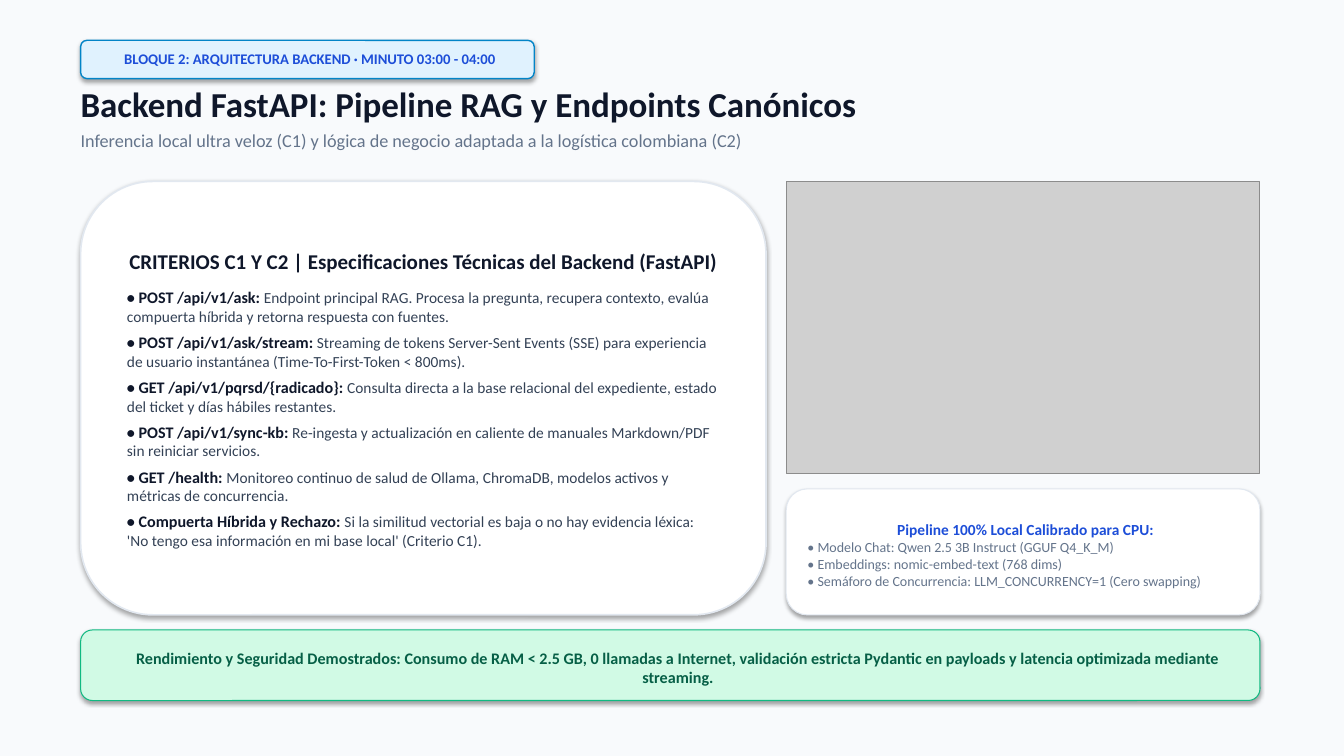
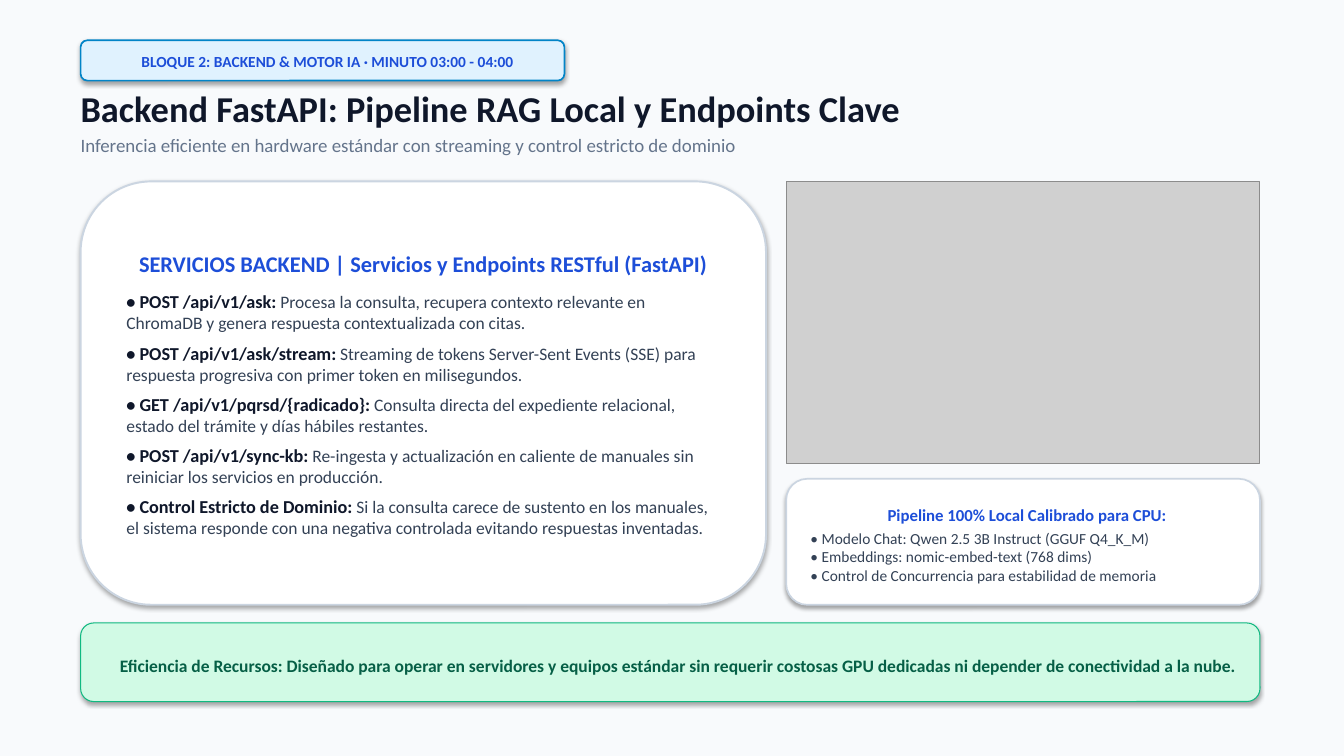
Before and after one commit to jorgemarazba/Kodotokai, a slide deck: slide 5 of TransLogix_Pitch_KodoTakai_2026.pptx. Drawn at 1344x756 pixels with LibreOffice and Linux fonts; fonts in the diff are those of the drawing; grey boxes stand for pictures. Boxes give left, top, right and bottom in pixels: in the first picture for what was removed or moved away, otherwise in the second. Text is boxed around its words. In the diff, an @@ line names an element or a change of style, - is before the commit and + after.

Commit message:
Reconstruccion de presentacion segun recomendaciones oficiales: rubrica Mejor Proyecto General, datos sustentados y nuevo balance de negocio

```diff
--- a/TransLogix_Pitch_KodoTakai_2026.pptx
+++ b/TransLogix_Pitch_KodoTakai_2026.pptx
@@ rounded rectangle "BLOQUE 2: BACKEND & MOTOR ...": place and size @@
-rounded rectangle "BLOQUE 2: BACKEND & MOTOR ..." at (81, 40, 534, 79)
+rounded rectangle "BLOQUE 2: BACKEND & MOTOR ..." at (81, 40, 565, 81)
@@ rounded rectangle "BLOQUE 2: BACKEND & MOTOR ..." at (81, 40, 565, 81): outline #0284C7 1 pt to #0284C7 1.2 pt @@
@@ text in rounded rectangle at (141, 57, 513, 69): text changed; size 10.5 to 11 pt @@
-BLOQUE 2: ARQUITECTURA BACKEND · MINUTO 03:00 - 04:00
+BLOQUE 2: BACKEND & MOTOR IA · MINUTO 03:00 - 04:00
@@ text at (81, 96, 900, 155): text changed; size 13 to 13.5 pt @@
-Backend FastAPI: Pipeline RAG y Endpoints Canónicos
-Inferencia local ultra veloz (C1) y lógica de negocio adaptada a la logística colombiana (C2)
+Backend FastAPI: Pipeline RAG Local y Endpoints Clave
+Inferencia eficiente en hardware estándar con streaming y control estricto de dominio
@@ rounded rectangle "SERVICIOS BACKEND | Servicios y ...": place and size @@
-rounded rectangle "SERVICIOS BACKEND | Servicios y ..." at (81, 181, 766, 615)
+rounded rectangle "SERVICIOS BACKEND | Servicios y ..." at (81, 181, 766, 605)
@@ rounded rectangle "SERVICIOS BACKEND | Servicios y ..." at (81, 181, 766, 605): outline #E2E8F0 1.2 pt to #CBD5E1 1.4 pt @@
@@ picture: place and size @@
-picture at (786, 181, 1260, 474)
+picture at (786, 181, 1260, 464)
@@ text in rounded rectangle at (126, 255, 708, 537): text changed; size 11 to 12.5 pt @@
-CRITERIOS C1 Y C2 | Especificaciones Técnicas del Backend (FastAPI)
-• POST /api/v1/ask: Endpoint principal RAG. Procesa la pregunta, recupera contexto, evalúa compuerta híbrida y retorna respuesta con fuentes.
-• POST /api/v1/ask/stream: Streaming de tokens Server-Sent Events (SSE) para experiencia de usuario instantánea (Time-To-First-Token < 800ms).
-• GET /api/v1/pqrsd/{radicado}: Consulta directa a la base relacional del expediente, estado del ticket y días hábiles restantes.
-• POST /api/v1/sync-kb: Re-ingesta y actualización en caliente de manuales Markdown/PDF sin reiniciar servicios.
-• GET /health: Monitoreo continuo de salud de Ollama, ChromaDB, modelos activos y métricas de concurrencia.
-• Compuerta Híbrida y Rechazo: Si la similitud vectorial es baja o no hay evidencia léxica: 'No tengo esa información en mi base local' (Criterio C1).
+SERVICIOS BACKEND | Servicios y Endpoints RESTful (FastAPI)
+• POST /api/v1/ask: Procesa la consulta, recupera contexto relevante en ChromaDB y genera respuesta contextualizada con citas.
+• POST /api/v1/ask/stream: Streaming de tokens Server-Sent Events (SSE) para respuesta progresiva con primer token en milisegundos.
+• GET /api/v1/pqrsd/{radicado}: Consulta directa del expediente relacional, estado del trámite y días hábiles restantes.
+• POST /api/v1/sync-kb: Re-ingesta y actualización en caliente de manuales sin reiniciar los servicios en producción.
+• Control Estricto de Dominio: Si la consulta carece de sustento en los manuales, el sistema responde con una negativa controlada evitando respuestas inventadas.
@@ rounded rectangle "Pipeline 100% Local Calibrado para ...": place and size @@
-rounded rectangle "Pipeline 100% Local Calibrado para ..." at (786, 489, 1260, 615)
+rounded rectangle "Pipeline 100% Local Calibrado para ..." at (786, 479, 1260, 605)
@@ rounded rectangle "Pipeline 100% Local Calibrado para ..." at (786, 479, 1260, 605): outline #E2E8F0 0.75 pt to #CBD5E1 1.2 pt @@
@@ text in rounded rectangle at (888, 509, 1166, 524): size 11 to 12 pt in "Pipeline 100% Local Calibrado para CPU:" @@
@@ text in rounded rectangle at (822, 533, 1156, 584): text changed; size 10 to 11 pt; text colour #64748B to #334155 @@
-• Modelo Chat: Qwen 2.5 3B Instruct (GGUF Q4_K_M)
-• Embeddings: nomic-embed-text (768 dims)
-• Semáforo de Concurrencia: LLM_CONCURRENCY=1 (Cero swapping)
+• Modelo Chat: Qwen 2.5 3B Instruct (GGUF Q4_K_M)
+• Embeddings: nomic-embed-text (768 dims)
+• Control de Concurrencia para estabilidad de memoria
@@ rounded rectangle "Eficiencia de Recursos: Diseñado para ...": place and size @@
-rounded rectangle "Eficiencia de Recursos: Diseñado para ..." at (81, 630, 1260, 701)
+rounded rectangle "Eficiencia de Recursos: Diseñado para ..." at (81, 623, 1260, 702)
@@ text in rounded rectangle at (120, 659, 1236, 675): text changed; size 11.5 to 12.5 pt @@
-Rendimiento y Seguridad Demostrados: Consumo de RAM < 2.5 GB, 0 llamadas a Internet, validación estricta Pydantic en payloads y latencia optimizada mediante streaming.
+Eficiencia de Recursos: Diseñado para operar en servidores y equipos estándar sin requerir costosas GPU dedicadas ni depender de conectividad a la nube.
```
Also in this commit, not shown: 7 other slides changed, 3 slides added, 4 slides removed.
